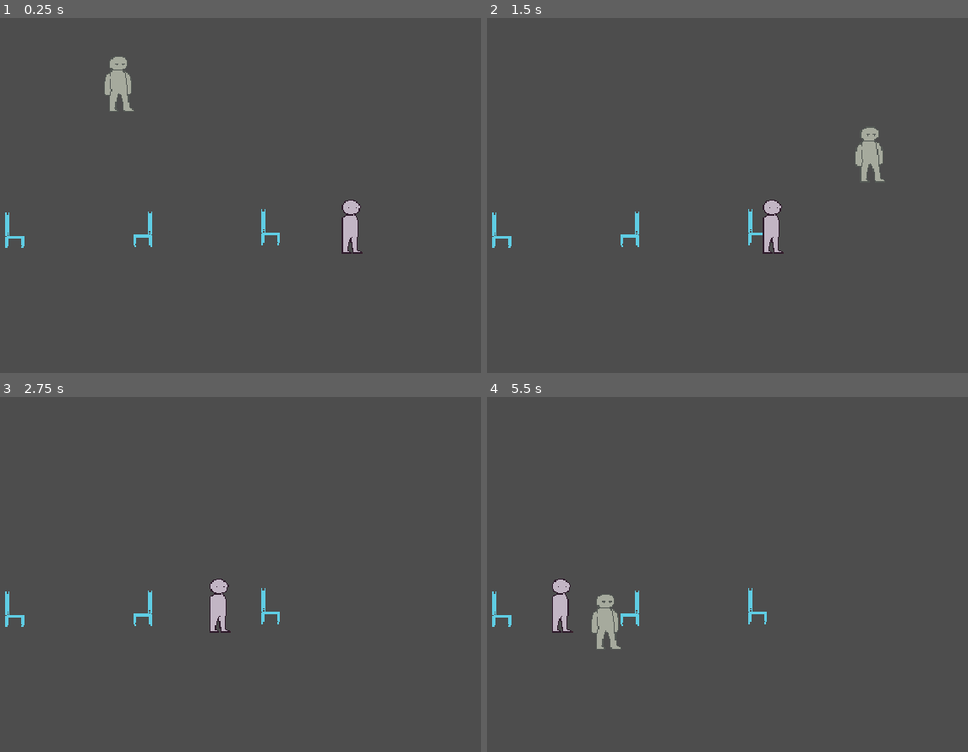
Above: before the commit, frames 1-4 (two rows, left to right).
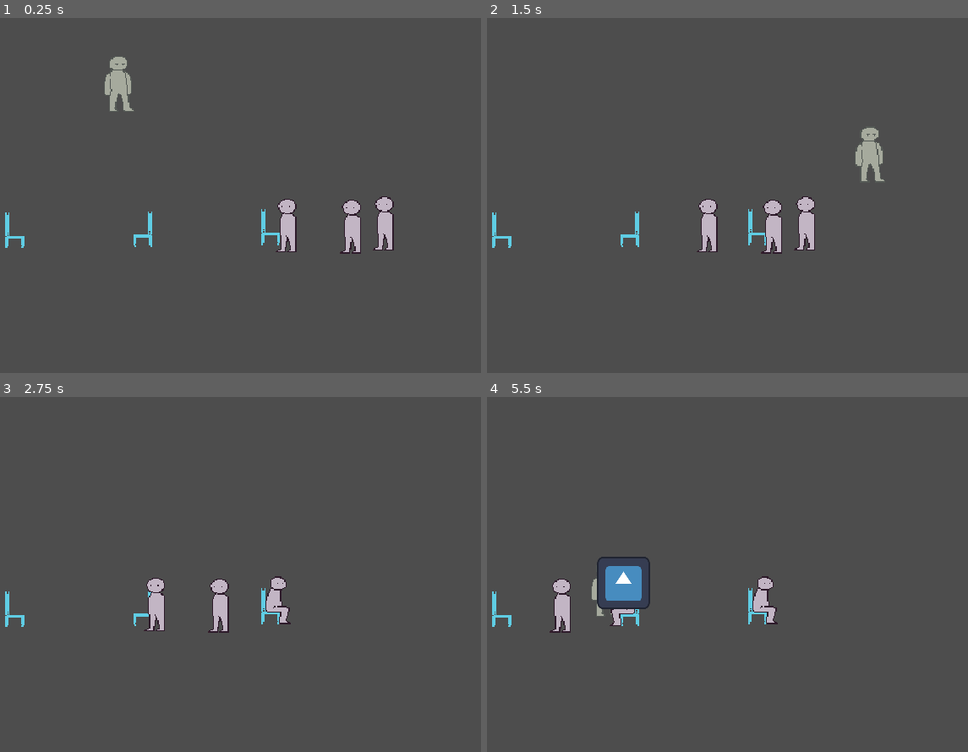
Above: after the commit, the same moments.

Repository: Eefschmeef2310/Summertime-Jam-2024
Game: Godot game, scene res://Levels/level.tscn
Two runs of this game, one before a commit and one after it. Both use one fixed random seed, a clock stepped at 60 frames per second and the inputs below. The engine's default icon, where the game draws it, is replaced by a stand-in: a white triangle on a blue panel in a dark square.
Inputs:
- Up to frame 1 (0.25 s): no input
- Up to frame 2 (1.5 s): hold D (Right) 0.53-1.28 s; tap Space (Interact) at 0.6, 1.35 s; hold S (Down) from 1.28 s (still down)
- Up to frame 3 (2.75 s): release S (Down) at 2.03 s; hold D (Right) from 2.03 s (still down); tap Space (Interact) at 2.1 s
- Up to frame 4 (5.5 s): release D (Right) at 2.78 s; hold W (Up) 2.78-3.53 s; tap Space (Interact) every 0.75 s from 2.85 to 5.1 s; hold A (Left) 3.53-5.03 s; hold S (Down) from 5.03 s (still down)

The runs differ from the first frame. In frame 1, 1.2% of the frame differs, in the area x 57-82%, y 50-67%; in frame 2, 1.2%; in frame 3, 1.1%; in frame 4, 2.2%, in the area x 13-61%, y 45-71%.

Commit message:
customer state machine basically done

Diff:
--- a/Interactives/BaseInteractive.gd
+++ b/Interactives/BaseInteractive.gd
@@ -1,4 +1,4 @@
-extends StaticBody2D
+extends Node2D
 
 signal interacted()
 
@@ -6,4 +6,5 @@
 	$InteractivePrompt.visible = toggle
 
 func interact():
-	interacted.emit()
+	if visible:
+		interacted.emit()
--- a/Interactives/BaseInteractive.tscn
+++ b/Interactives/BaseInteractive.tscn
@@ -1,20 +1,9 @@
-[gd_scene load_steps=4 format=3 uid="uid://df4ao4eauwen"]
+[gd_scene load_steps=3 format=3 uid="uid://df4ao4eauwen"]
 
 [ext_resource type="Script" path="res://Interactives/BaseInteractive.gd" id="1_i554m"]
 [ext_resource type="PackedScene" uid="uid://dvv5nlyq1crgg" path="res://Interactives/InteractivePrompt.tscn" id="2_f1n2t"]
 
-[sub_resource type="CircleShape2D" id="CircleShape2D_flgv5"]
-radius = 32.0
-
 [node name="Interactive" type="StaticBody2D" groups=["Interactive"]]
 script = ExtResource("1_i554m")
 
-[node name="CollisionShape2D" type="CollisionShape2D" parent="."]
-shape = SubResource("CircleShape2D_flgv5")
-
 [node name="InteractivePrompt" parent="." instance=ExtResource("2_f1n2t")]
-visible = false
-offset_left = -117.0
-offset_top = -166.0
-offset_right = -117.0
-offset_bottom = -166.0
--- a/Interactives/InteractivePrompt.tscn
+++ b/Interactives/InteractivePrompt.tscn
@@ -8,6 +8,8 @@
 
 [node name="TextureRect" type="TextureRect" parent="."]
 layout_mode = 0
-offset_right = 235.0
-offset_bottom = 128.0
+offset_left = -25.0
+offset_top = -50.0
+offset_right = 25.0
 texture = ExtResource("1_wv61g")
+expand_mode = 1
--- a/Levels/level.tscn
+++ b/Levels/level.tscn
@@ -22,3 +22,9 @@
 
 [node name="Customer" parent="." instance=ExtResource("3_kiux6")]
 position = Vector2(529, 305)
+
+[node name="Customer2" parent="." instance=ExtResource("3_kiux6")]
+position = Vector2(468, 292)
+
+[node name="Customer3" parent="." instance=ExtResource("3_kiux6")]
+position = Vector2(560, 246)
--- a/Player/Player.gd
+++ b/Player/Player.gd
@@ -1,14 +1,13 @@
 extends CharacterBody2D
 
 @export var move_speed: float = 20000
-@export var min_interaction_distance : float = 200
+@export var min_interaction_distance : float = 50
 
 var interactives : Array
 var closest_interactive : Node2D
 
 func _ready():
-	for i in get_tree().get_nodes_in_group("Interactive"):
-		interactives.push_back(i)
+	pass
 
 func _process(delta):
 	var direction = Input.get_vector("Left", "Right", "Up", "Down")
@@ -17,16 +16,19 @@
 
 	get_min_distance()
 
-	if interactives:
-		if global_position.distance_to(closest_interactive.global_position) < min_interaction_distance:
+	if is_instance_valid(closest_interactive):
+		if global_position.distance_to(closest_interactive.global_position) < min_interaction_distance and closest_interactive.visible:
 			closest_interactive.toggle_prompt(true)
 			if Input.is_action_just_pressed("Interact"):
 				closest_interactive.interact()
 				print("successful interaction")
 		else:
 			closest_interactive.toggle_prompt(false)
+	else:
+		closest_interactive = null
 
 func get_min_distance():
+	var interactives = get_tree().get_nodes_in_group("Interactive")
 	if interactives:
 		var minimum = interactives[0].global_position.distance_to(global_position)
 		var min_index = 0;
--- a/Player/Player.tscn
+++ b/Player/Player.tscn
@@ -3,8 +3,8 @@
 [ext_resource type="Script" path="res://Player/Player.gd" id="1_3wgci"]
 [ext_resource type="Texture2D" uid="uid://b7pu4ou3l7ujx" path="res://Player/sprites/player.png" id="2_xqke0"]
 
-[sub_resource type="CircleShape2D" id="CircleShape2D_aqvq8"]
-radius = 64.0312
+[sub_resource type="RectangleShape2D" id="RectangleShape2D_le5dp"]
+size = Vector2(30, 10)
 
 [node name="Player" type="CharacterBody2D"]
 script = ExtResource("1_3wgci")
@@ -14,4 +14,5 @@
 texture = ExtResource("2_xqke0")
 
 [node name="CollisionShape2D" type="CollisionShape2D" parent="."]
-shape = SubResource("CircleShape2D_aqvq8")
+position = Vector2(0, -5)
+shape = SubResource("RectangleShape2D_le5dp")
--- a/customer/chair.tscn
+++ b/customer/chair.tscn
@@ -1,11 +1,18 @@
-[gd_scene load_steps=3 format=3 uid="uid://bwa61yens38wp"]
+[gd_scene load_steps=4 format=3 uid="uid://bwa61yens38wp"]
 
 [ext_resource type="Script" path="res://customer/chair.gd" id="1_ehdtj"]
 [ext_resource type="Texture2D" uid="uid://dwhmcul8vf6up" path="res://customer/sprites/chair.png" id="1_keq5t"]
 
-[node name="Chair" type="Node2D" groups=["chair"]]
+[sub_resource type="RectangleShape2D" id="RectangleShape2D_2qemy"]
+size = Vector2(18, 9)
+
+[node name="Chair" type="StaticBody2D" groups=["chair"]]
 script = ExtResource("1_ehdtj")
 
 [node name="Sprite2D" type="Sprite2D" parent="."]
 position = Vector2(0, -32)
 texture = ExtResource("1_keq5t")
+
+[node name="CollisionShape2D" type="CollisionShape2D" parent="."]
+position = Vector2(-6, -4.5)
+shape = SubResource("RectangleShape2D_2qemy")
--- a/customer/customer.gd
+++ b/customer/customer.gd
@@ -3,6 +3,9 @@
 var state = "entering"
 
 var target_chair = null
+var just_interacted_with = false
+
+var move_speed = 50
 
 func _ready():
 	pass
@@ -13,6 +16,13 @@
 			state_entering(delta)
 		"waiting_order":
 			state_waiting_order()
+		"waiting_food":
+			state_waiting_food()
+		"exiting":
+			state_exiting(delta)
+
+func _on_interactive_interacted():
+	just_interacted_with = true
 
 func state_entering(delta):
 	$AnimationPlayer.play("walk")
@@ -25,8 +35,9 @@
 				position.y = target_chair.position.y + 5
 				break
 	else:
-		position = position.move_toward(target_chair.position, 50 * delta)
+		position = position.move_toward(target_chair.position, move_speed * delta)
 		position.y = target_chair.position.y + 5
+		scale.x = -1 * sign(position.x - target_chair.scale.x)
 		if position.distance_to(target_chair.position) <= 6:
 			#sit down
 			state = "waiting_order"
@@ -35,3 +46,35 @@
 	position = target_chair.position
 	scale.x = target_chair.scale.x
 	$AnimationPlayer.play("sit")
+
+	$Interactive.show()
+	if just_interacted_with:
+		print("Thanks for taking my order!")
+		just_interacted_with = false
+		state = "waiting_food"
+
+func state_waiting_food():
+	position = target_chair.position
+	scale.x = target_chair.scale.x
+	$AnimationPlayer.play("sit")
+
+	$Interactive.show()
+	if just_interacted_with:
+		print("Thanks for the food!")
+		just_interacted_with = false
+		state = "exiting"
+
+func state_exiting(delta):
+	$AnimationPlayer.play("walk")
+	if target_chair:
+		target_chair.occupant = null
+		position.y = target_chair.position.y + 5
+		scale.x = -1 * sign(position.x - target_chair.scale.x)
+		$Interactive.hide()
+		target_chair = null
+	position.x += move_speed * sign(scale.x) * delta
+
+
+func _on_visible_on_screen_notifier_2d_screen_exited():
+	if state == "exiting":
+		queue_free()
--- a/customer/customer.tscn
+++ b/customer/customer.tscn
@@ -1,8 +1,9 @@
-[gd_scene load_steps=8 format=3 uid="uid://noad0i08d3s3"]
+[gd_scene load_steps=9 format=3 uid="uid://noad0i08d3s3"]
 
 [ext_resource type="Script" path="res://customer/customer.gd" id="1_0uimr"]
 [ext_resource type="Texture2D" uid="uid://d127nnfqss41i" path="res://customer/sprites/customer_walk.png" id="2_q84sp"]
 [ext_resource type="Texture2D" uid="uid://cjhocbctl6ylm" path="res://customer/sprites/customer_sit.png" id="3_bf1sv"]
+[ext_resource type="PackedScene" uid="uid://df4ao4eauwen" path="res://Interactives/BaseInteractive.tscn" id="4_datmp"]
 
 [sub_resource type="Animation" id="Animation_e6ccg"]
 resource_name = "walk"
@@ -67,3 +68,14 @@
 libraries = {
 "": SubResource("AnimationLibrary_ceya1")
 }
+
+[node name="Interactive" parent="." instance=ExtResource("4_datmp")]
+visible = false
+position = Vector2(0, -16)
+
+[node name="VisibleOnScreenNotifier2D" type="VisibleOnScreenNotifier2D" parent="."]
+position = Vector2(0, -10)
+scale = Vector2(1.1, 1)
+
+[connection signal="interacted" from="Interactive" to="." method="_on_interactive_interacted"]
+[connection signal="screen_exited" from="VisibleOnScreenNotifier2D" to="." method="_on_visible_on_screen_notifier_2d_screen_exited"]
